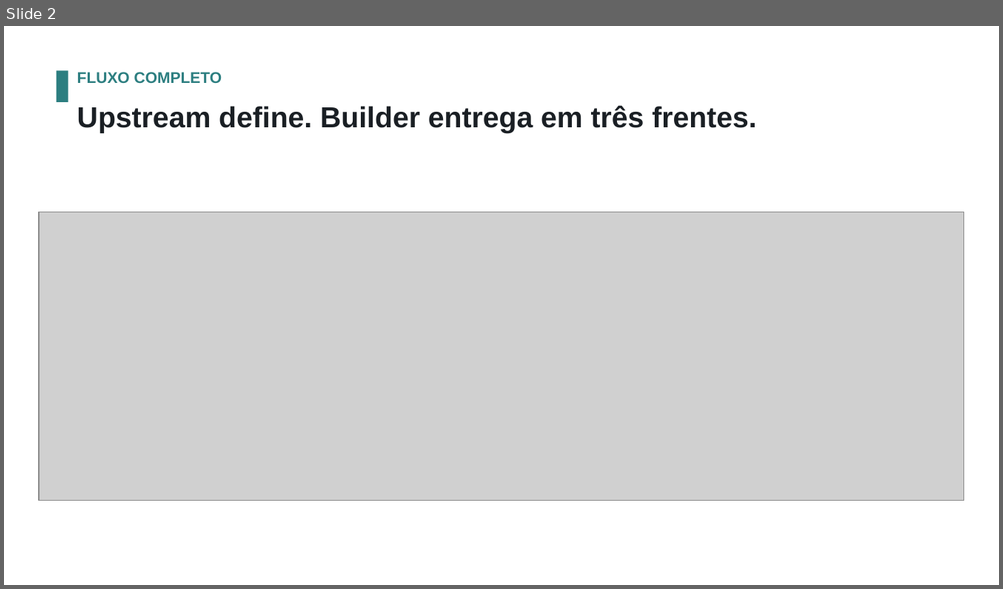
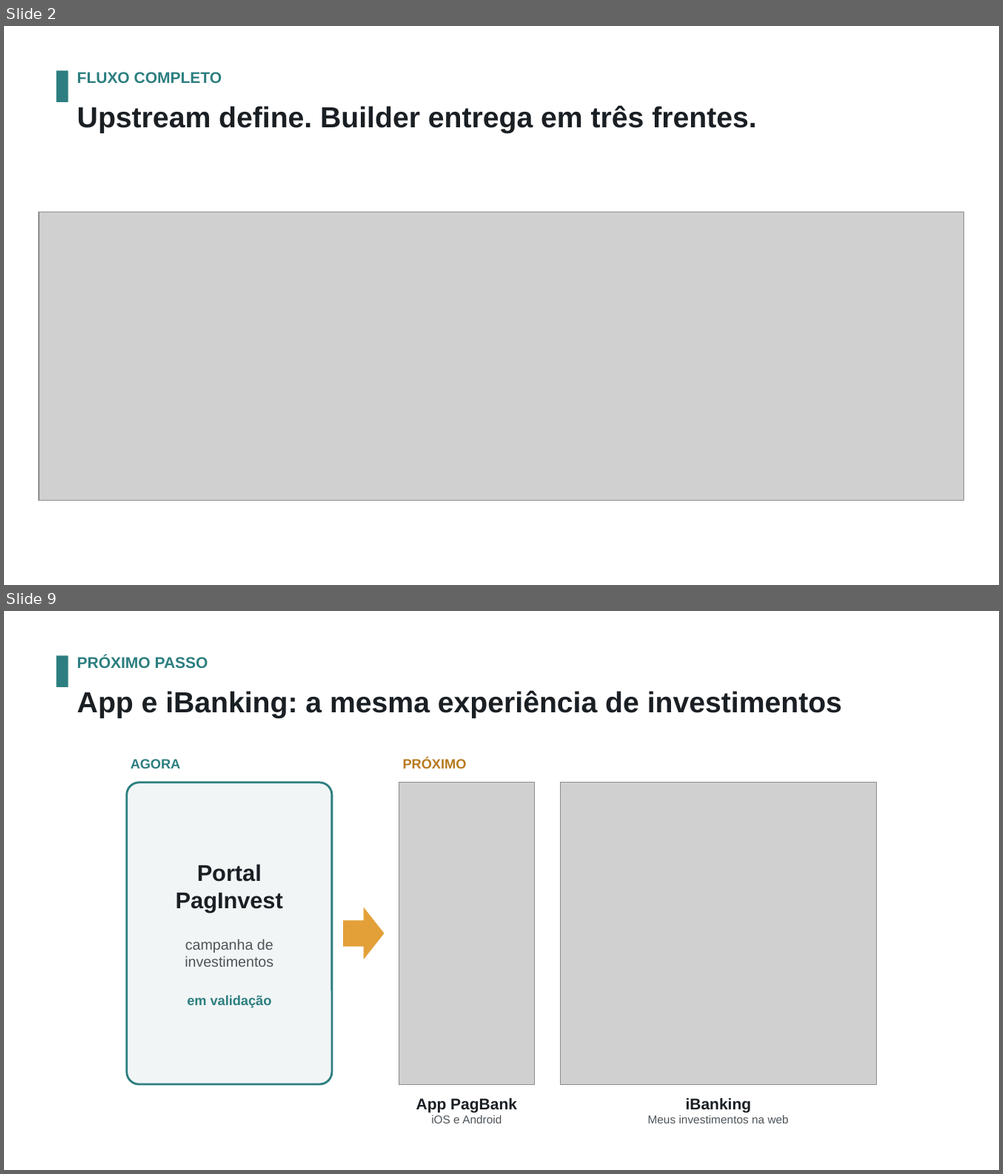
Before and after one commit to diegolirio/workflow-ai-first, a slide deck: builder.pptx. Shown one above the other, each under a label of ours: slide 2 before the commit, slides 2 and 9 after it; the slides between them are not shown. The pictures are 1003x589 and 1003x1174 pixels, drawn with LibreOffice and Linux fonts; fonts in the diff are those of the drawing; grey boxes stand for pictures; background and template pictures are left out. Boxes give left, top, right and bottom in pixels: in the first picture for what was removed or moved away, otherwise in the second. Text is boxed around its words. In the diff, an @@ line names an element or a change of style, - is before the commit and + after.

```diff
--- a/builder.pptx
+++ b/builder.pptx
@@ slide 9 added at [4,611,999,1170], background picture (left out) @@
@@ rectangle added at [57,655,68,687], fill #2C7E80 @@
@@ text added at [77,656,208,668], 15 pt, text #2C7E80, bold @@
+PRÓXIMO PASSO
@@ text added at [77,690,842,718], 28 pt, text #1A1F24, bold @@
+App e iBanking: a mesma experiência de investimentos
@@ text added at [131,759,181,769], 13 pt, text #2C7E80, bold @@
+AGORA
@@ text added at [403,758,466,769], 13 pt, text #B7791F, bold @@
+PRÓXIMO
@@ rounded rectangle added at [126,783,332,1085], fill #F2F5F6, outline #2C7E80 2 pt @@
@@ picture added at [398,783,534,1085] @@
@@ picture added at [560,783,876,1085] @@
@@ text added at [176,864,283,1008], 14 pt, text #4D5358, bold @@
+Portal
+PagInvest
+campanha de
+investimentos
+em validação
@@ right arrow added at [343,908,384,960], fill #E3A038 @@
@@ text added at [416,1098,517,1124], 11 pt, text #4D5358 @@
+App PagBank
+iOS e Android
@@ text added at [648,1098,788,1124], 11 pt, text #4D5358 @@
+iBanking
+Meus investimentos na web
```
Also in this commit, not shown: 4 slides changed, 2 other slides added, 3 other files.
